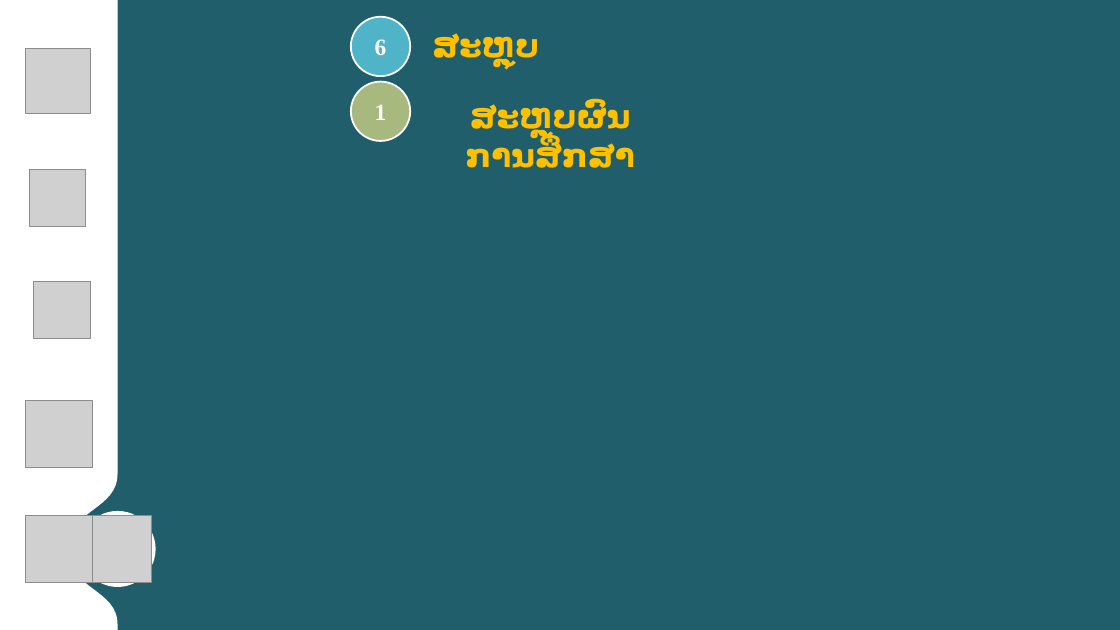
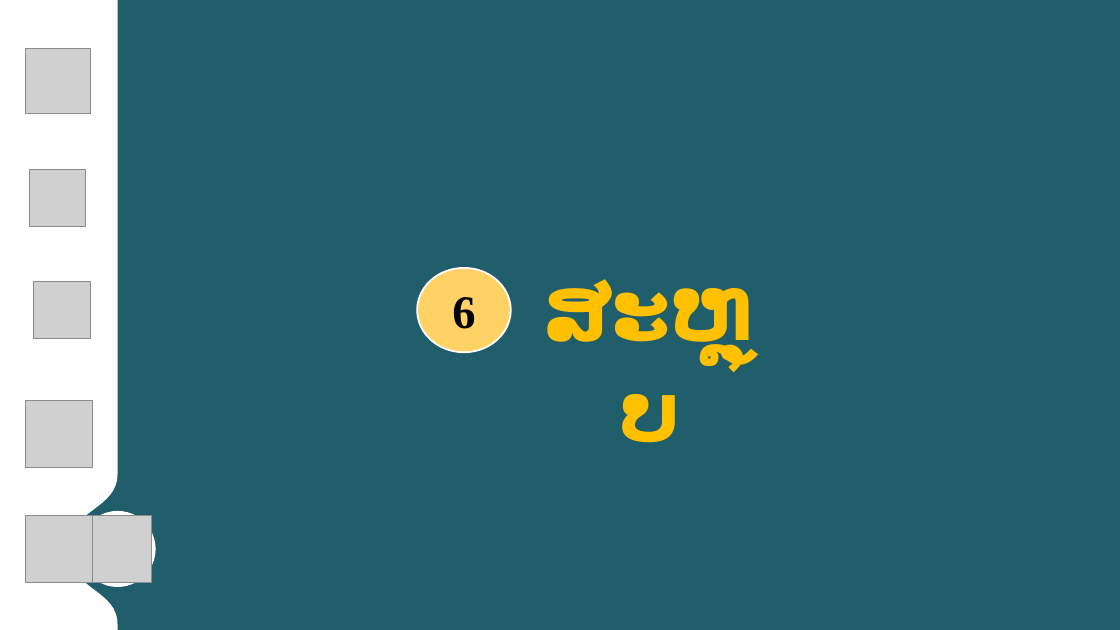
Before and after one commit to Phonekham/BusReservationDocs, a slide deck: slide 25 of Present Final.pptx (slide 20 before the commit). Drawn at 1120x630 pixels with LibreOffice and Linux fonts; fonts in the diff are those of the drawing; grey boxes stand for pictures; background and template pictures are left out. Boxes give left, top, right and bottom in pixels: in the first picture for what was removed or moved away, otherwise in the second. Text is boxed around its words. In the diff, an @@ line names an element or a change of style, - is before the commit and + after.

```diff
--- a/Present Final.pptx
+++ b/Present Final.pptx
@@ ellipse removed at [351,82,411,141] @@
-1
@@ text removed at [466,101,635,168] @@
-ສະຫຼຸບຜົນການສຶກສາ
@@ ellipse "6": place and size @@
-ellipse "6" at [351,17,411,76]
+ellipse "6" at [418,268,512,352]
@@ ellipse "6" at [418,268,512,352]: size 20 to 40 pt, text colour #FFFFFF to #000000; fill #50B4C8 to #FFD266 @@
@@ text "ສະຫຼຸບ": place and size @@
-text "ສະຫຼຸບ" at [432,33,539,64]
+text "ສະຫຼຸບ" at [543,279,757,443]
@@ text "ສະຫຼຸບ" at [543,279,757,443]: size 28 to 72 pt @@
```
Also in this commit, not shown: 20 other slides changed, 6 slides added, 1 other file.
